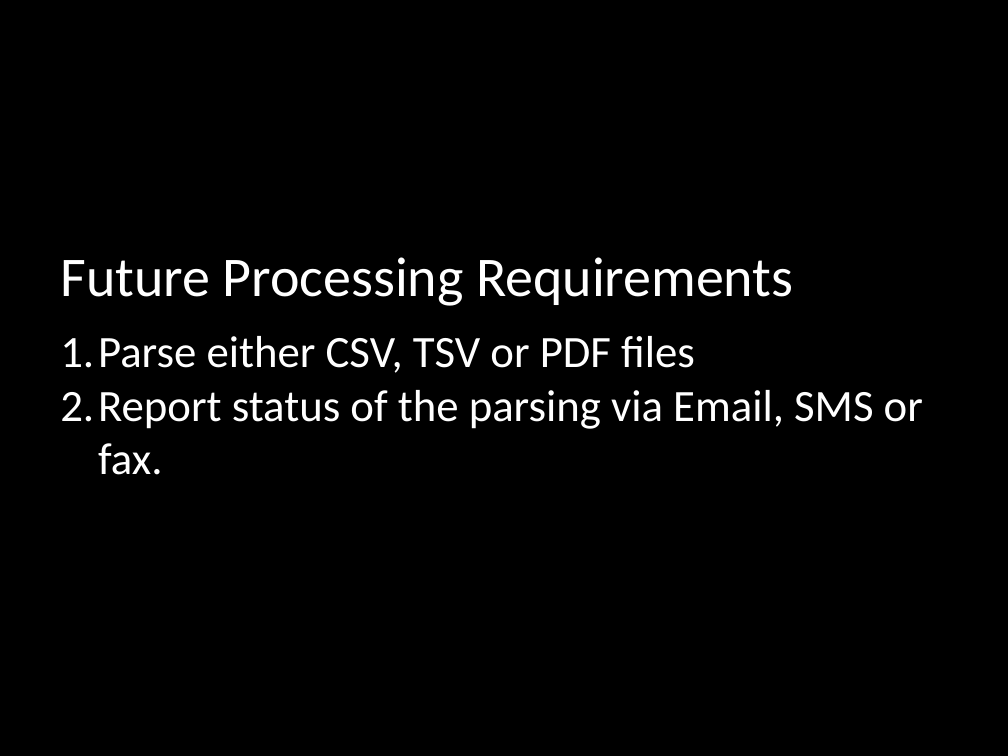
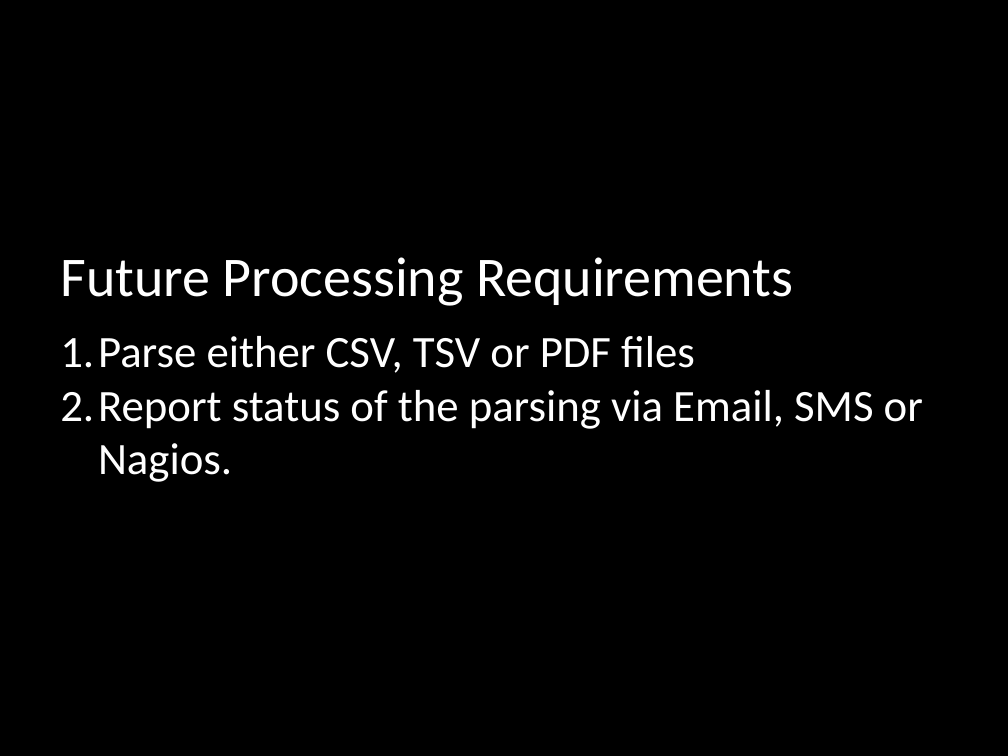
Before and after one commit to mikegehard/Better-Ruby-Through-Design-Principles, a slide deck: slide 20 of BetterRubyThroughDesignPatterns.pptx. Drawn at 1008x756 pixels with LibreOffice and Linux fonts; fonts in the diff are those of the drawing. Boxes give left, top, right and bottom in pixels: in the first picture for what was removed or moved away, otherwise in the second. Text is boxed around its words. In the diff, an @@ line names an element or a change of style, - is before the commit and + after.

```diff
--- a/BetterRubyThroughDesignPatterns.pptx
+++ b/BetterRubyThroughDesignPatterns.pptx
@@ text at (60,390,923,482): text changed @@
-2. Report status of the parsing via Email, SMS or fax.
+2. Report status of the parsing via Email, SMS or Nagios.
```
Also in this commit, not shown: 7 other slides changed, 1 slide added.
